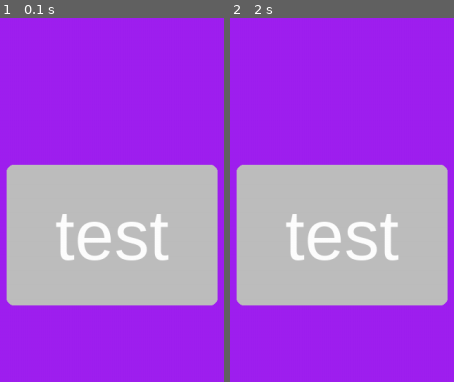
Above: before the commit, frames 1-2 (left to right).
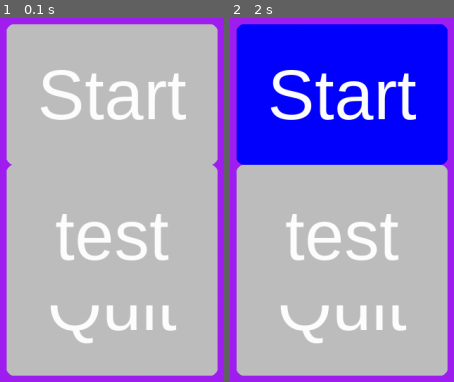
Above: after the commit, the same moments.

Repository: MathiasBenoni/IT
Game: pygame game, started from IT2/monster_rpg/main.py
The game is run twice, just before and just after one commit, with the same random seed, the same clock (stepped at 60 frames per second) and the same inputs.
Inputs (mouse positions are in pixels of both pictures, inside the frame that each line leads up to):
- Up to frame 1 (0.1 s): no input
- Up to frame 2 (2 s): click (342, 94) at 0.38 s, where only the run after the commit has a clickable "Start"; click (outside the picture) at 0.72 s; click (268, 130) at 1.05 s; click (outside the picture) at 1.38 s; click (333, 105) at 1.72 s

The runs differ from the first frame. In frame 1, 55% of the frame differs, in the area x 2-98%, y 1-99%; in frame 2, 55%.

Commit message:
Got to pass functions through the class

Diff:
--- a/IT2/monster_rpg/classes.py
+++ b/IT2/monster_rpg/classes.py
@@ -12,7 +12,7 @@
 
 class Button:
 
-  def __init__(self, width : int, height : int, color, pos : tuple, text : str, border_radius=10):
+  def __init__(self, width : int, height : int, color : str, pos : tuple, text : str, on_click=None, border_radius=10):
     if color == None:
       color = 'blue'
     self.width = width
@@ -20,6 +20,7 @@
     self.color = color
     self.border_radius = border_radius
     self.pos = pos
+    self.on_click = on_click
 
     self.text = text
     self.font = pygame.font.SysFont('Arial', 100)
@@ -31,13 +32,18 @@
     if self.is_hovering():
       self.color = 'blue'
 
-      for event in events:
-        if event.type == pygame.MOUSEBUTTONDOWN and event.button == 1:
-          clicked = True
+      if self.clicked(events):
+        self.on_click()
+
     else:
       self.color = self.default_color
 
-    return clicked
+  def clicked(self, events):
+    for event in events:
+      if event.type == pygame.MOUSEBUTTONDOWN and event.button == 1:
+        clicked = True
+        return clicked
+    return False
 
   def draw_button(self, screen):
     pygame.draw.rect(screen, self.color, (
--- a/IT2/monster_rpg/main.py
+++ b/IT2/monster_rpg/main.py
@@ -18,7 +18,14 @@
 player = Entety(10, False)
 enemy = Entety(10, True)
 
-button_1 = Button(300, 200, 'gray', (200, 300), 'test')
+def start_game():
+   print("START")
+
+buttons = [
+    Button(300, 200, 'gray', (200, 100), 'Start', start_game),
+    Button(300, 200, 'gray', (200, 400), 'Quit'),
+    Button(300, 200, 'gray', (200, 300), 'test')
+  ]
 
 
 while running:
@@ -31,8 +38,8 @@
 
   # LOGIC
 
-  if button_1.update(events):
-    print("CLICKED")
+  for button in buttons:
+      button.update(events)
 
 
 
@@ -40,7 +47,8 @@
 
   screen.fill("purple")
 
-  button_1.draw_button(screen)
+  for button in buttons:
+      button.draw_button(screen)
 
 
   pygame.display.flip()
